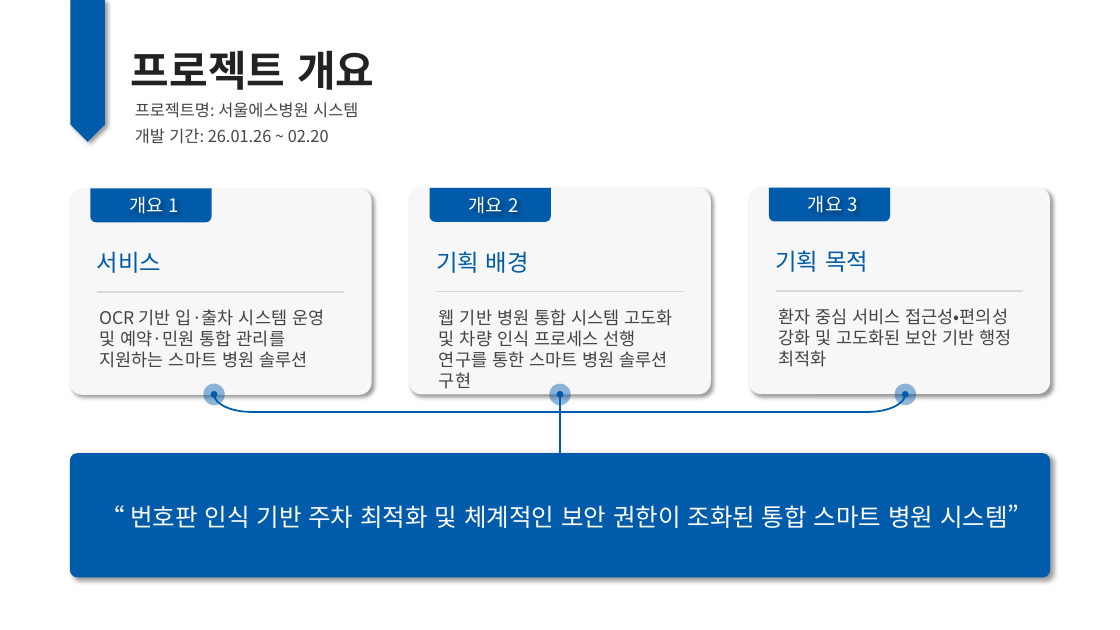
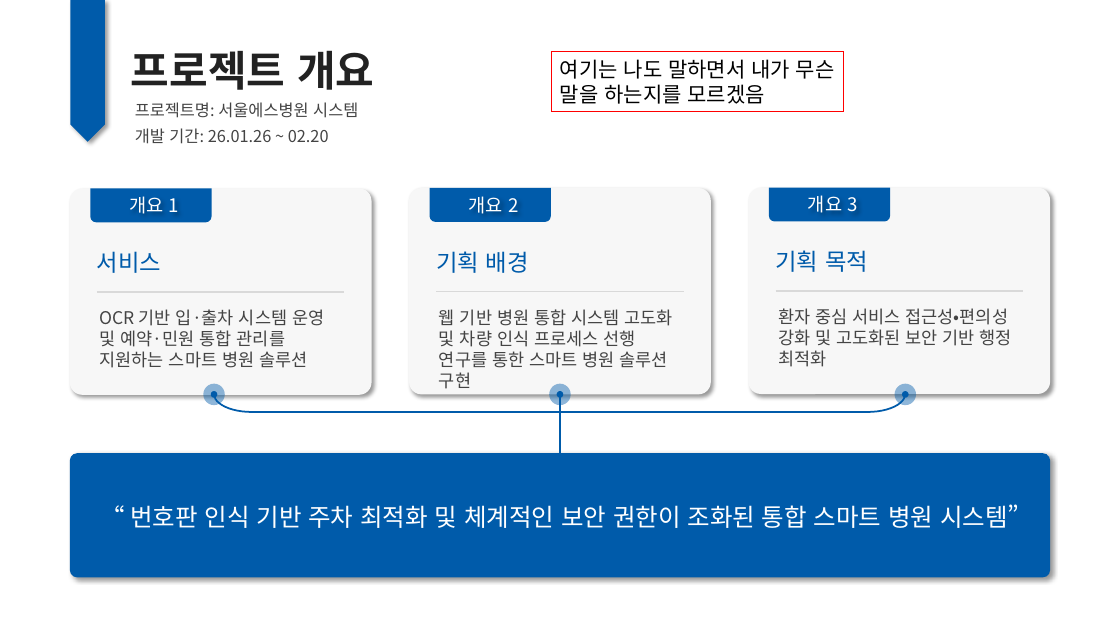
Before and after one commit to DongHyun0521/MBC_middle_project, a slide deck: slide 4 of etc/middle_ppt.pptx. Drawn at 1120x630 pixels with LibreOffice and Linux fonts; fonts in the diff are those of the drawing. Boxes give left, top, right and bottom in pixels: in the first picture for what was removed or moved away, otherwise in the second. Text is boxed around its words. In the diff, an @@ line names an element or a change of style, - is before the commit and + after.

```diff
--- a/etc/middle_ppt.pptx
+++ b/etc/middle_ppt.pptx
@@ rectangle added at <box>552,52,844,112</box>, outline #FF0000 0.75 pt, 18 pt, text #000000 @@
+여기는 나도 말하면서 내가 무슨 말을 하는지를 모르겠음
```
Also in this commit, not shown: 4 other slides changed, 1 other file.
